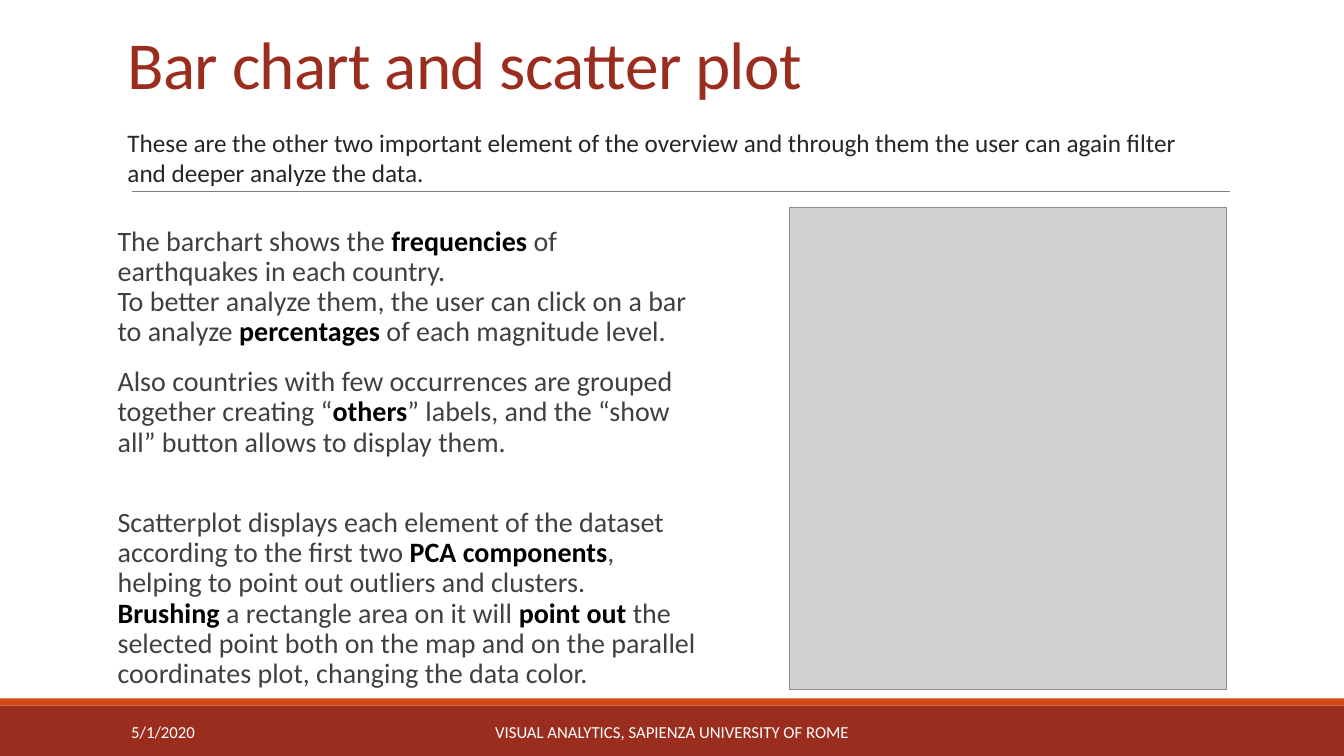
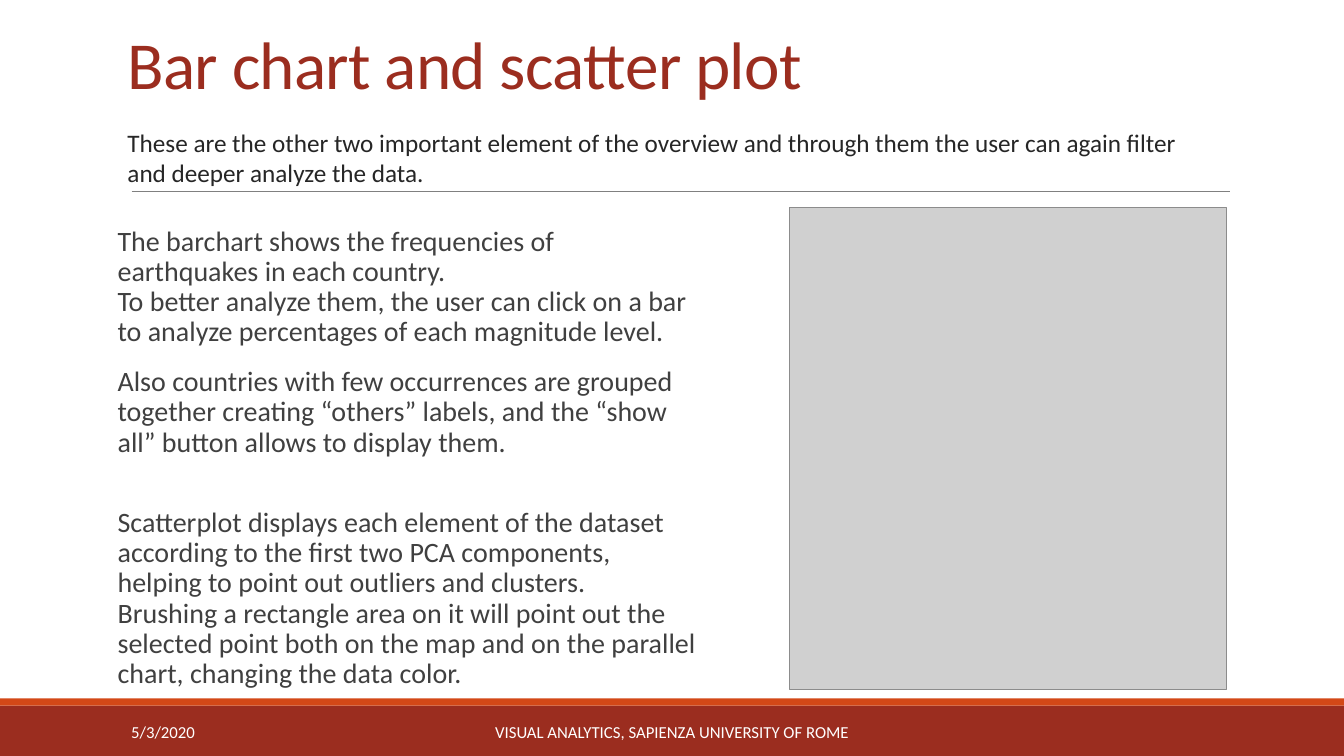
Before and after one commit to michaelcapponi/EarthquakesVA, a slide deck: slide 7 of docs/slides.pptx. Drawn at 1344x756 pixels with LibreOffice and Linux fonts; fonts in the diff are those of the drawing; grey boxes stand for pictures. Boxes give left, top, right and bottom in pixels: in the first picture for what was removed or moved away, otherwise in the second. Text is boxed around its words. In the diff, an @@ line names an element or a change of style, - is before the commit and + after.

```diff
--- a/docs/slides.pptx
+++ b/docs/slides.pptx
@@ text at (118,231,686,457): text colour #000000 to #404040, bold off in "frequencies percentages", "“others”" @@
@@ text at (118,512,695,688): text changed @@
-Scatterplot displays each element of the dataset according to the first two PCA components, helping to point out outliers and clusters.
-Brushing a rectangle area on it will point out the selected point both on the map and on the parallel coordinates plot, changing the data color.
+Scatterplot displays each element of the dataset according to the first two PCA components, helping to point out outliers and clusters.
+Brushing a rectangle area on it will point out the selected point both on the map and on the parallel chart, changing the data color.
@@ text at (131,726,195,739): text changed @@
-5/1/2020
+5/3/2020
```
Also in this commit, not shown: 9 other slides changed, 4 other files.
